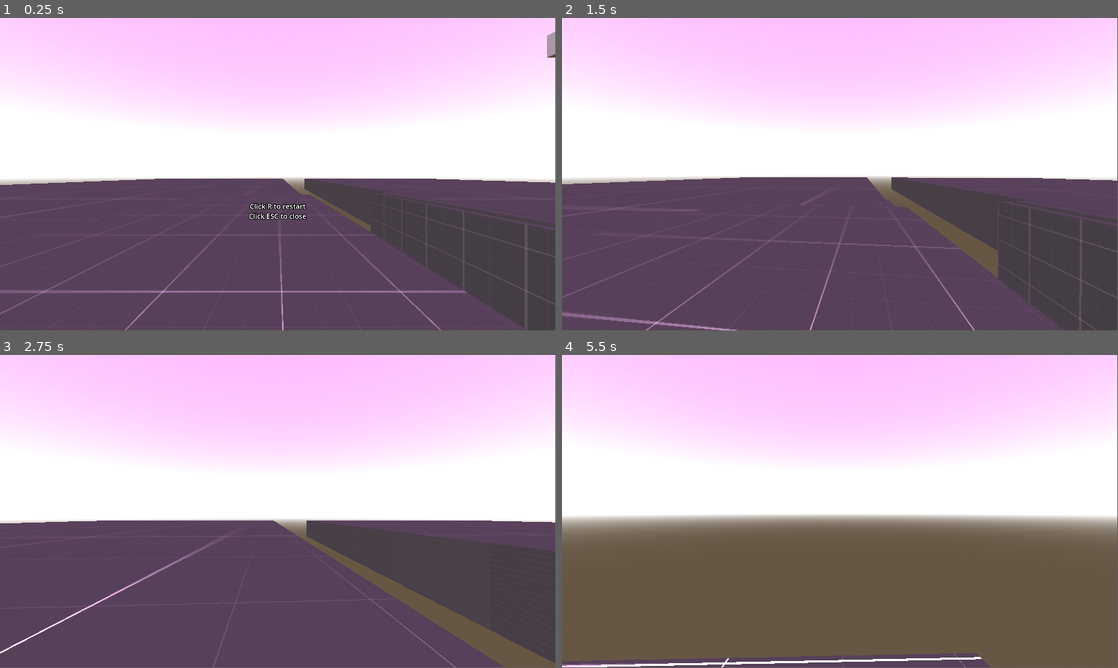
Above: before the commit, frames 1-4 (two rows, left to right).
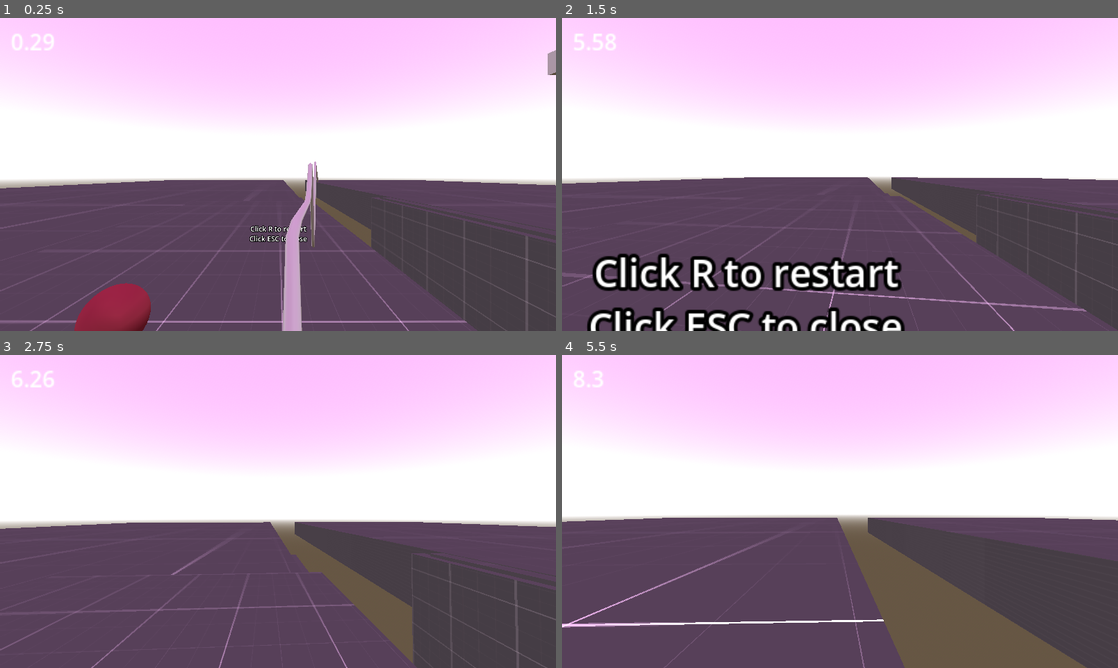
Above: after the commit, the same moments.

Repository: furiousknight25/grapplehooks
Game: Godot game, scene res://enviornments/3d Enviornment.tscn
The game is run twice, just before and just after one commit, with the same random seed, the same clock (stepped at 60 frames per second) and the same inputs.
Inputs (mouse positions are in pixels of both pictures, inside the frame that each line leads up to):
- Up to frame 1 (0.25 s): no input
- Up to frame 2 (1.5 s): move the mouse to (867, 171) at 0.52 s; hold Space (jump) 0.53-1.28 s; hold W (forward) from 0.53 s (still down); click (867, 171) at 0.6 s; move the mouse to (812, 174) at 1.27 s; tap Space (jump) at 1.35 s
- Up to frame 3 (2.75 s): keep holding W (forward); tap Space (jump) at 1.52, 1.82 s; click (250, 511) at 1.55 s; move the mouse to (289, 505) at 2.02 s; hold Space (jump) from 2.03 s (still down); click (289, 505) at 2.1 s
- Up to frame 4 (5.5 s): keep holding W (forward); move the mouse to (834, 514) at 2.77 s; release Space (jump) at 2.78 s; right-click (834, 514) at 2.85 s; tap Space (jump) at 3.02, 3.32, 4.35, 4.52, 4.82 s; click (834, 514) at 3.05 s; move the mouse to (878, 514) at 3.52 s; hold Space (jump) 3.53-4.28 s; click (878, 514) at 3.6 s; move the mouse to (795, 508) at 4.27 s; click (795, 508) at 4.55 s; move the mouse to (845, 511) at 5.02 s; hold Space (jump) from 5.03 s (still down); click (845, 511) at 5.1 s
The window is 799x449 before the commit and 800x450 after it. Grey fills any space a smaller window leaves; there, only what the larger window draws over its background counts as a difference.

The runs differ from the first frame. In frame 1, 6.4% of the frame differs, in the area x 0-100%, y 0-100%; in frame 2, 9.1%; in frame 3, 4.8%; in frame 4, 19%.

Commit message:
lotsa stuff with visuzliaes

Diff:
--- a/Player Conrollers/FirstPersonController.tscn
+++ b/Player Conrollers/FirstPersonController.tscn
@@ -1,6 +1,10 @@
-[gd_scene load_steps=6 format=3 uid="uid://bcx63mqj80yes"]
+[gd_scene load_steps=10 format=3 uid="uid://bcx63mqj80yes"]
 
 [ext_resource type="Script" path="res://Player Conrollers/first_person_controller.gd" id="1_sjy6i"]
+
+[sub_resource type="Curve" id="Curve_8vvrl"]
+_data = [Vector2(0, 0), 0.0, 0.0, 0, 0, Vector2(0.205263, 0.725275), 0.0, 0.0, 0, 0, Vector2(0.521053, 1), 0.0, 0.0, 0, 0, Vector2(0.9, 0.010989), 0.0, 0.0, 0, 0, Vector2(1, 0), 0.0, 0.0, 0, 0]
+point_count = 5
 
 [sub_resource type="CapsuleShape3D" id="CapsuleShape3D_lwjk5"]
 
@@ -14,8 +18,21 @@
 emission = Color(0.674802, 0, 0.127615, 1)
 emission_energy_multiplier = 4.78
 
+[sub_resource type="SphereMesh" id="SphereMesh_5i0nk"]
+
+[sub_resource type="StandardMaterial3D" id="StandardMaterial3D_t1tsn"]
+albedo_color = Color(0.421637, 0, 0.129971, 1)
+
+[sub_resource type="Curve3D" id="Curve3D_3c0v4"]
+_data = {
+"points": PackedVector3Array(0, 0, 0, 0, 0, 0, 0.00202859, 0.00708499, -0.000848591, 0, 0, 0, 0, 0, 0, 0.0685794, 0.731389, -0.980191, 0, 0, 0, 0, 0, 0, 0.323578, 0.716471, -2.18191, 0, 0, 0, 0, 0, 0, 0.472602, 1.18157, -2.97197, 0, 0, 0, 0, 0, 0, 0.710218, -0.480691, -4.13084, 0, 0, 0, 0, 0, 0, 0.93129, 1.08961, -5.1245, 0, 0, 0, 0, 0, 0, 1.2161, 1.41061, -6.694, 0, 0, 0, 0, 0, 0, 1.57858, 0.703644, -8.15047, 0, 0, 0, 0, 0, 0, 1.6093, 1.43466, -8.94993, 0, 0, 0, 0, 0, 0, 1.82806, 1.03186, -9.63244, 0, 0, 0, 0, 0, 0, 1.89413, 1.65943, -10.5079, 0, 0, 0, 0, 0, 0, 2.06109, 1.34414, -11.0218, 0, 0, 0, 0, 0, 0, 2.21708, 1.37167, -11.7897, 0, 0, 0, 0, 0, 0, 2.34261, 1.53681, -12.5353, 0, 0, 0, 0, 0, 0, 2.5109, 1.59186, -13.3864),
+"tilts": PackedFloat32Array(0, 0, 0, 0, 0, 0, 0, 0, 0, 0, 0, 0, 0, 0, 0)
+}
+point_count = 15
+
 [node name="CharacterBody3D" type="CharacterBody3D"]
 script = ExtResource("1_sjy6i")
+rope_curve = SubResource("Curve_8vvrl")
 
 [node name="CollisionShape3D" type="CollisionShape3D" parent="."]
 shape = SubResource("CapsuleShape3D_lwjk5")
@@ -44,3 +61,67 @@
 surface_material_override/0 = SubResource("StandardMaterial3D_4s81k")
 
 [node name="GrappleHook1" type="Node3D" parent="."]
+
+[node name="GrappleStart" type="MeshInstance3D" parent="GrappleHook1"]
+transform = Transform3D(0.217537, 0, 0, 0, 0.217537, 0, 0, 0, 0.217537, -0.548543, 0.441206, -0.231051)
+visible = false
+mesh = SubResource("SphereMesh_5i0nk")
+
+[node name="GrappleEnd" type="MeshInstance3D" parent="GrappleHook1"]
+transform = Transform3D(0.228856, 0, 0, 0, 0.228856, 0, 0, 0, 0.228856, -0.628467, 0.441206, -0.787382)
+top_level = true
+mesh = SubResource("SphereMesh_5i0nk")
+surface_material_override/0 = SubResource("StandardMaterial3D_t1tsn")
+
+[node name="Line" type="Path3D" parent="GrappleHook1"]
+top_level = true
+curve = SubResource("Curve3D_3c0v4")
+
+[node name="CSGPolygon3D" type="CSGPolygon3D" parent="GrappleHook1/Line"]
+polygon = PackedVector2Array(-0.000945842, 0.0290405, -0.0199928, 0.0196214, -0.0327328, 0.00141066, -0.0204179, -0.0171559, -0.00195675, -0.0300432, 0.0155773, -0.023012, 0.0297729, -0.000444204, 0.0257519, 0.012036)
+mode = 2
+path_node = NodePath("..")
+path_interval_type = 1
+path_interval = 0.21
+path_simplify_angle = 0.0
+path_rotation = 2
+path_local = false
+path_continuous_u = true
+path_u_distance = 1.0
+path_joined = false
+smooth_faces = true
+
+[node name="UI" type="Control" parent="."]
+layout_mode = 3
+anchors_preset = 8
+anchor_left = 0.5
+anchor_top = 0.5
+anchor_right = 0.5
+anchor_bottom = 0.5
+offset_left = -2.0
+offset_top = -4.0
+offset_right = 4.0
+offset_bottom = 2.0
+grow_horizontal = 2
+grow_vertical = 2
+
+[node name="Velocity" type="Label" parent="UI"]
+layout_mode = 0
+offset_left = -553.0
+offset_top = -306.0
+offset_right = -513.0
+offset_bottom = -283.0
+scale = Vector2(2.87363, 2.87363)
+
+[node name="ColorRect" type="ColorRect" parent="UI"]
+layout_mode = 1
+anchors_preset = 15
+anchor_right = 1.0
+anchor_bottom = 1.0
+offset_top = 2.0
+offset_right = -2.0
+grow_horizontal = 2
+grow_vertical = 2
+
+[node name="TimeToStartPulling" type="Timer" parent="."]
+one_shot = true
--- a/Player Conrollers/first_person_controller.gd
+++ b/Player Conrollers/first_person_controller.gd
@@ -1,56 +1,184 @@
 extends CharacterBody3D
 @onready var camera_3d: Camera3D = $Camera3D
 @onready var look_ray_cast: RayCast3D = $Camera3D/LookRayCast
+@onready var grapple_start: MeshInstance3D = $GrappleHook1/GrappleStart
+@onready var grapple_end: MeshInstance3D = $GrappleHook1/GrappleEnd
+@onready var line: Path3D = $GrappleHook1/Line
+
+enum STATE {GROUNDED, AIR, GRAPPLE}
+var cur_state = STATE.GROUNDED
 
 var mouse_sensitivity = 0.002
-var jump_strength = 3
+var jump_strength = 2
 var friction = .1
 var air_acceleration = .3
-var jump_buffer = .2
+var jump_buffer = .1
+var speed = 1
+var hook_point = Vector3.ZERO
+var rope_amplitude = .5
 
-var hook_point = Vector3.ZERO
+var tendons = {}
+func _ready() -> void:
+	for i in line.curve.point_count:
+		tendons[i] =  Vector3.ZERO
 
-func _ready() -> void:
 	Input.mouse_mode = Input.MOUSE_MODE_CAPTURED
 
+
 func _physics_process(delta: float) -> void:
+	$UI/Velocity.text = str(snapped((velocity.length()), 0.01))
+	var input = Input.get_vector('left',"right","forward","back")
+	var movement_dir = transform.basis * Vector3(input.x, 0, input.y) * speed #makes sure the forward is the forward you are facing
+	jump_buffer -= delta
+	if Input.is_action_pressed('jump'): jump_buffer = .1
 
-	var input = Input.get_vector('left',"right","forward","back")
-	var movement_dir = transform.basis * Vector3(input.x, 0, input.y) #makes sure the forward is the forward you are facing
-	jump_buffer -= delta
-	if Input.is_action_just_pressed('jump'): jump_buffer = .2
+	match cur_state:
+		STATE.GROUNDED:
+			var current_friction: Vector2 = Vector2(velocity.x, velocity.z).rotated(PI) * friction
+			var friction_dir = transform.basis * Vector3(current_friction.x, 0, current_friction.y)
+			velocity += Vector3(current_friction.x, 0, current_friction.y)
+			velocity += Vector3(movement_dir.x, 0, movement_dir.z)
+			if jump_buffer >= 0:
+				velocity.y += jump_strength
+				jump_buffer = .1
+		STATE.AIR:
 
-	if is_on_floor():
-		var current_friction: Vector2 = Vector2(velocity.x, velocity.z).rotated(PI) * friction
-		var friction_dir = transform.basis * Vector3(current_friction.x, 0, current_friction.y)
-		velocity += Vector3(current_friction.x, 0, current_friction.y)
-		velocity += Vector3(movement_dir.x, 0, movement_dir.z)
-		if jump_buffer >= 0:
-			velocity.y += jump_strength
-			jump_buffer = .2
-	else:
-		velocity += Vector3(movement_dir.x * air_acceleration, 0, movement_dir.z * air_acceleration)
+			sv_airaccelerate(movement_dir, delta)
+		STATE.GRAPPLE:
 
-	velocity.y -= 9.8 * delta#gravity
-
+			manage_rope(delta)
+	if cur_state != STATE.GRAPPLE:
+		if is_on_floor(): cur_state = STATE.GROUNDED
+		else: cur_state = STATE.AIR
 
 	hook_one_manager(delta)
+	velocity.y -= 9.8 * delta
 	move_and_slide()
 
+func sv_airaccelerate(movement_dir, delta):
+	movement_dir = movement_dir * 3
+	var wish_speed = movement_dir.length()
+
+	if wish_speed > 1:
+		wish_speed = 1
+
+	var current_speed = velocity.dot(movement_dir)
+	var add_speed = wish_speed - current_speed
+	if add_speed <= 0:
+		return
+
+	var accel_speed = 10 * 10 * delta
+	if accel_speed > add_speed:
+		accel_speed = add_speed
+
+	velocity += accel_speed * movement_dir
 func _input(event: InputEvent) -> void:
 	if event is InputEventMouseMotion:
 		rotate_y(-event.relative.x * mouse_sensitivity)
 		camera_3d.rotate_x(-event.relative.y * mouse_sensitivity)
 
+var sin_mag = 1
+var hooked = false
+var retracted = false
 
 func hook_one_manager(delta):
 	if Input.is_action_just_pressed("left_click"):
+		rope_amplitude = .5
+		cur_state = STATE.GRAPPLE
+		#velocity += Vector3(0,2,0)
 		hook_point = look_ray_cast.get_collision_point()
+		var tween = get_tree().create_tween()
+		tween.tween_property(grapple_end, 'global_position', hook_point, .1)
+		generate_rope((global_position-hook_point).length())
+		retracted = false
+		await tween.finished
+		hooked = true
+
 	if Input.is_action_just_released("left_click"):
+		cur_state = STATE.AIR
 		hook_point = Vector3.ZERO
-
-	if hook_point:
-		velocity += (hook_point - global_position).normalized() * 30 * delta
+		hook_point = look_ray_cast.get_collision_point()
+		var tween = get_tree().create_tween()
+		tween.tween_property(grapple_end, 'global_position', grapple_start.global_position, .1)
+		hooked = false
+		await tween.finished
+		retracted = true
+	#Engine.time_scale = .1
+	if hooked:
+		pass
+		#velocity += (hook_point - global_position).normalized() * 30 * delta #v1 grapple
 	else:
 		if look_ray_cast.is_colliding():
 			look_ray_cast.get_child(0).global_position = look_ray_cast.get_collision_point()
+
+	if !retracted:
+
+		grapple_end.show()
+		line.show()
+	else:
+		grapple_end.global_position = grapple_start.global_position
+		grapple_end.hide()
+		line.hide()
+
+	amplitude_spring(delta)
+
+
+var vel := .01
+var goal := 0.0
+var tension := 500.0
+var damping := 10.0
+
+func amplitude_spring(delta):
+	var displacement = rope_amplitude - goal
+
+	var force = -tension * displacement - damping * vel
+	vel += force * delta
+	rope_amplitude += vel * delta
+
+
+func generate_rope(length):
+	return
+	#line
+	for i in floor(length):
+		line.curve.add_point(Vector3.ZERO)
+
+@export var rope_curve : Curve
+#@export var noise_rope :
+func manage_rope(delta):
+	#tendon_puller(delta)
+
+	for i in line.curve.point_count:
+		var ratio = float(i)/float(line.curve.point_count)
+		var line_position = lerp(grapple_start.global_position, grapple_end.global_position, ratio)
+		var offset_y = sin(ratio * .5 * (grapple_end.global_position - grapple_start.global_position).length()) * rope_amplitude * rope_curve.sample(ratio)
+
+		line.curve.set_point_position(i, line.to_local(line_position) + (Vector3(0, offset_y, 0) * transform.basis))
+
+
+@export var rest_length = 1 #squeze this small to titen
+@export var squeeze_length = .2
+@export var tension_physics = 3
+const damping_tendon = .96
+func tendon_puller(delta):
+	return #and retire
+	if !tendons: return
+	rest_length = abs(global_position - grapple_end.global_position).length() * .01
+	print(rest_length)
+	for i : int in line.curve.point_count:
+		if i != 0 and i != line.curve.point_count - 1:
+			var distance = line.curve.get_point_position(i) - line.curve.get_point_position(i - 1)
+			if distance.length() > rest_length or distance.length() < squeeze_length:
+				tendons[i - 1] += distance * delta * tension_physics
+				#var dist_mult = (distance - (Vector3(rest_length, rest_length,rest_length) * distance.normalized())) #somehow gives more weight to the end
+				tendons[i] -= distance * delta * tension_physics
+
+			tendons[i] *= damping_tendon
+		if i == 0 or i == line.curve.point_count - 1:
+			tendons[i] = Vector3.ZERO
+
+			if i == 0:
+				line.curve.set_point_position(i, line.to_local(grapple_start.global_position))
+			if i == line.curve.point_count - 1 :
+				line.curve.set_point_position(i,  line.to_local(grapple_end.global_position))
+		#if i.global_position != tendons[tendons.find(i) - 1].global_position: i.look_at(tendons[tendons.find(i) - 1].global_position)
+		line.curve.set_point_position(i, tendons[i] + line.curve.get_point_position(i))
--- /dev/null
+++ b/example_ropeTEST.tscn
@@ -0,0 +1,38 @@
+[gd_scene load_steps=4 format=3 uid="uid://g3igorfb23kk"]
+
+[ext_resource type="Script" path="res://example_rope_test.gd" id="1_c4snp"]
+
+[sub_resource type="Curve3D" id="Curve3D_2641r"]
+_data = {
+"points": PackedVector3Array(0, 0, 0, 0, 0, 0, -0.0595598, -0.00581127, 0.00266314, 0, 0, 0, 0, 0, 0, 1.17877, 0.301617, -0.116591, 0, 0, 0, 0, 0, 0, 1.79322, 0.119437, -0.0611687, 0, 0, 0, 0, 0, 0, 2.79294, -0.108287, 0.00548935, 0, 0, 0, 0, 0, 0, 4.10497, -0.187991, 0.0179396, 0, 0, 0, 0, 0, 0, 4.80194, 0.0738923, -0.0795996, 0, 0, 0, 0, 0, 0, 5.70535, -0.142446, -0.0157506, 0, 0, 0, 0, 0, 0, 6.37944, -0.187991, -0.00778079),
+"tilts": PackedFloat32Array(0, 0, 0, 0, 0, 0, 0, 0)
+}
+point_count = 8
+
+[sub_resource type="BoxMesh" id="BoxMesh_djycy"]
+
+[node name="ExampleRope" type="Node3D"]
+script = ExtResource("1_c4snp")
+
+[node name="Path3D" type="Path3D" parent="."]
+curve = SubResource("Curve3D_2641r")
+
+[node name="CSGPolygon3D" type="CSGPolygon3D" parent="Path3D"]
+polygon = PackedVector2Array(0, 0, 0.0450391, 0.214973, 0.200001, 0.21771, 0.211198, 0.0264727)
+mode = 2
+path_node = NodePath("..")
+path_interval_type = 0
+path_interval = 1.0
+path_simplify_angle = 0.0
+path_rotation = 2
+path_local = false
+path_continuous_u = true
+path_u_distance = 1.0
+path_joined = false
+
+[node name="MeshInstance3D" type="MeshInstance3D" parent="."]
+transform = Transform3D(1, 0, 0, 0, 1, 0, 0, 0, 1, 5.96827, 0, 0)
+mesh = SubResource("BoxMesh_djycy")
+
+[node name="Camera3D" type="Camera3D" parent="."]
+transform = Transform3D(1, 0, 0, 0, 1, 0, 0, 0, 1, 2.93465, 2.38419e-07, 6.53064)
--- /dev/null
+++ b/example_rope_test.gd
@@ -0,0 +1,33 @@
+extends Node3D
+@onready var line: Path3D = $Path3D
+
+var tendons = {}
+func _ready() -> void:
+	for i in line.curve.point_count:
+		tendons[i] = Vector3.ZERO
+
+@export var rest_length = .5
+@export var squeeze_length = .2
+@export var tension_physics = 2
+var damping_tendon = .96
+func _process(delta: float) -> void:
+	if !tendons: return
+
+	for i : int in line.curve.point_count:
+		if i != 0 or i == line.curve.point_count:
+			var distance = line.curve.get_point_position(i) - line.curve.get_point_position(i - 1)
+			if distance.length() > rest_length or distance.length() < squeeze_length:
+				tendons[i - 1] += distance * delta * tension_physics
+				#var dist_mult = (distance - (Vector3(rest_length, rest_length,rest_length) * distance.normalized())) #somehow gives more weight to the end
+				tendons[i] -= distance * delta * tension_physics
+
+			tendons[i] *= damping_tendon
+		if i == 0 or i == line.curve.point_count:
+			tendons[i] = Vector3.ZERO
+			if i == 0:
+				line.curve.set_point_position(i, line.to_local(Vector3.ZERO))
+			if i == line.curve.point_count:
+				line.curve.set_point_position(i, line.to_local($MeshInstance3D.global_position))
+		#if i.global_position != tendons[tendons.find(i) - 1].global_position: i.look_at(tendons[tendons.find(i) - 1].global_position)
+		line.curve.set_point_position(i, tendons[i] + line.curve.get_point_position(i))
+		print(tendons.values())
--- a/project.godot
+++ b/project.godot
@@ -18,6 +18,10 @@
 [autoload]
 
 Director="*res://director.gd"
+
+[display]
+
+window/stretch/mode="viewport"
 
 [input]
 
